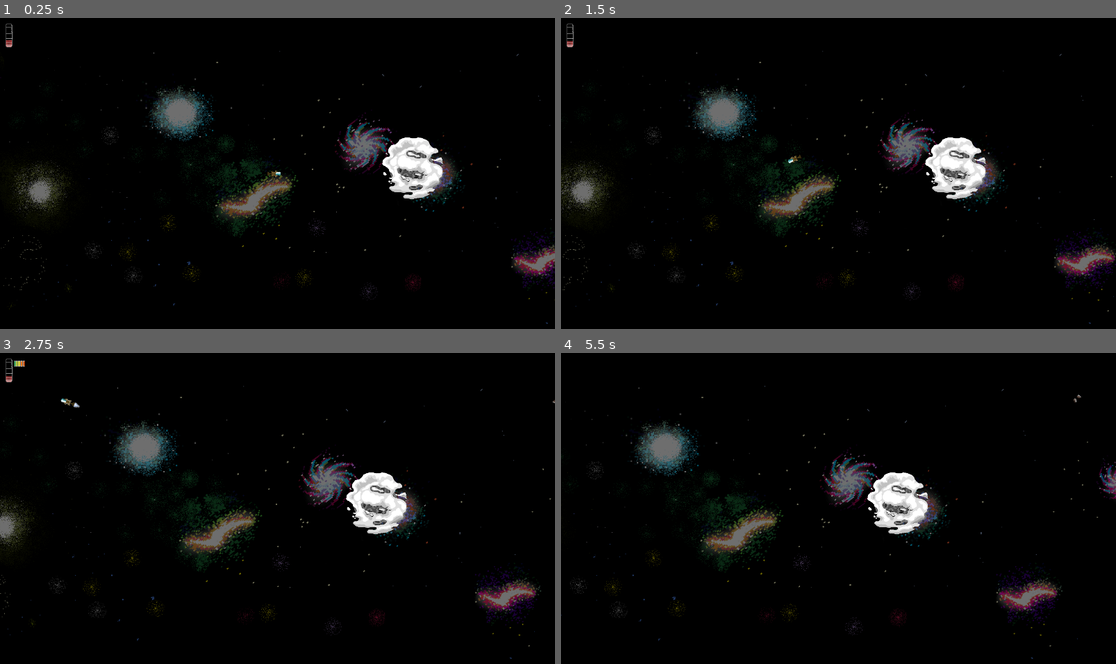
Above: before the commit, frames 1-4 (two rows, left to right).
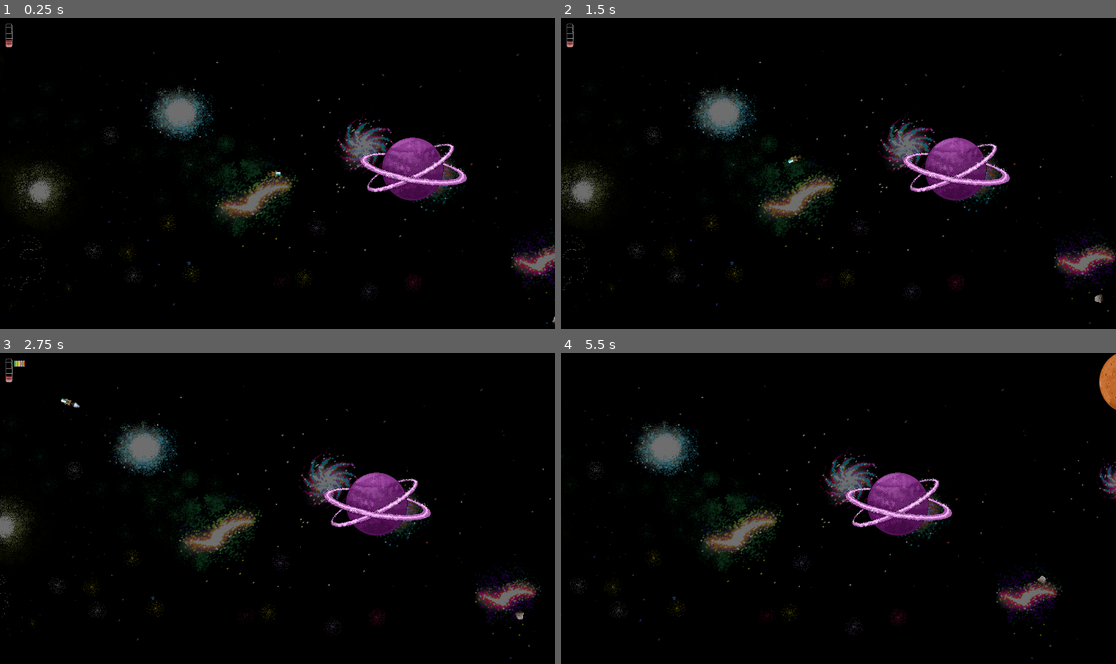
Above: after the commit, the same moments.

Repository: ricargoes/super-platypus-drifter
Game: Godot game, scene res://levels/ProceduralLevel.tscn
Same seed, same stepped clock (60 frames per second), same inputs: the game is played once before the commit and once after it. The project has no main scene, so this scene is started directly.
Inputs:
- Up to frame 1 (0.25 s): no input
- Up to frame 2 (1.5 s): tap Enter (ui_accept) at 0.5, 0.77 s; hold Right (ship_turn_right) 0.53-1.28 s; hold Space (ship_boost) 0.53-1.28 s; hold Left (ship_turn_left) from 1.28 s (still down); tap Space (ship_boost) at 1.35 s
- Up to frame 3 (2.75 s): tap Enter (ui_accept) at 1.52 s; release Left (ship_turn_left) at 2.03 s; hold Right (ship_turn_right) from 2.03 s (still down); hold Space (ship_boost) from 2.03 s (still down)
- Up to frame 4 (5.5 s): release Space (ship_boost) at 2.78 s; tap Space (ship_boost) at 2.85, 4.35 s; tap Enter (ui_accept) at 3.02, 3.77, 4.52 s; release Right (ship_turn_right) at 3.53 s; hold Space (ship_boost) 3.53-4.28 s; hold Left (ship_turn_left) from 3.53 s (still down); hold Space (ship_boost) from 5.03 s (still down)

The runs differ from the first frame. In frame 1, 2.2% of the frame differs, in the area x 64-100%, y 38-99%; in frame 2, 2.2%; in frame 3, 2.2%; in frame 4, 2.6%, in the area x 51-100%, y 0-75%.
Error before the commit: Invalid get index 'position' (on base: 'previously freed instance'). (res://levels/Level.gd:28)
Error after the commit: Invalid get index 'position' (on base: 'previously freed instance'). (res://levels/Level.gd:29)

Commit message:
General improvements to procedural generator

Diff:
--- a/SPD.gd
+++ b/SPD.gd
@@ -14,6 +14,7 @@
 	ASTEROID,
 	BLACKHOLE,
 	BOMBPLANET,
+	LIGHTINGPLANET,
 	FUELCAN,
 	DARKENERGY,
 }
@@ -34,10 +35,13 @@
 		preload("res://actors/Asteroid.tscn"), 0.3),
 	SPACE_ENTITIES.BLACKHOLE: SpaceEntityInfo.new(
 		preload("res://actors/BlackHole.tscn"), 0.3),
+	SPACE_ENTITIES.LIGHTINGPLANET: SpaceEntityInfo.new(
+		preload("res://planets/LightningPlanet.tscn"), 0.9),
 	SPACE_ENTITIES.BOMBPLANET: SpaceEntityInfo.new(
 		preload("res://planets/BombPlanet.tscn"), 0.9),
 }
 
+# Space entities info data for planets
 var PLANET_ENTITIES_INFO = {
 	SPACE_ENTITIES.FUELCAN: SpaceEntityInfo.new(
 		preload("res://powerups/FuelCan.tscn"), 0.8),
--- a/actors/Asteroid.gd
+++ b/actors/Asteroid.gd
@@ -6,7 +6,12 @@
 
 func _ready():
 	randomize()
-	var asteroid_variants = get_children()
+	var asteroid_variants = [
+		get_node("CollisionShape2D1"),
+		get_node("CollisionShape2D2"),
+		get_node("CollisionShape2D3"),
+		get_node("CollisionShape2D4"),
+	]
 	var _index = randi() % asteroid_variants.size()
 	for i in range(asteroid_variants.size()):
 		if i == _index:
--- a/actors/Asteroid.tscn
+++ b/actors/Asteroid.tscn
@@ -17,6 +17,7 @@
 [ext_resource path="res://actors/Asteroids_Explosion/Asteroid2explosion/explosion3.png" type="Texture" id=15]
 [ext_resource path="res://actors/Asteroids_Explosion/Asteroid2explosion/explosion1.png" type="Texture" id=16]
 [ext_resource path="res://actors/Asteroids_Explosion/Asteroid4explosion/explosion2.png" type="Texture" id=17]
+[ext_resource path="res://actors/Wrapper.gd" type="Script" id=18]
 
 [sub_resource type="CapsuleShape2D" id=1]
 
@@ -120,6 +121,9 @@
 visible = false
 frames = SubResource( 8 )
 speed_scale = 2.0
+
+[node name="Wrapper" type="Node" parent="."]
+script = ExtResource( 18 )
 [connection signal="body_entered" from="." to="." method="_on_Asteroid_body_entered"]
 [connection signal="animation_finished" from="CollisionShape2D1/AnimatedSprite" to="." method="disappear"]
 [connection signal="animation_finished" from="CollisionShape2D2/AnimatedSprite" to="." method="disappear"]
--- a/actors/Ship.tscn
+++ b/actors/Ship.tscn
@@ -11,6 +11,7 @@
 [ext_resource path="res://interface/Conversations.tscn" type="PackedScene" id=9]
 [ext_resource path="res://interface/Fuel meter.png" type="Texture" id=10]
 [ext_resource path="res://interface/Fuel meter liquid.png" type="Texture" id=11]
+[ext_resource path="res://actors/Wrapper.gd" type="Script" id=12]
 
 [sub_resource type="CapsuleShape2D" id=1]
 radius = 8.375
@@ -80,3 +81,6 @@
 }
 
 [node name="Conversations" parent="ShipGUI" instance=ExtResource( 9 )]
+
+[node name="Wrapper" type="Node" parent="."]
+script = ExtResource( 12 )
--- /dev/null
+++ b/actors/Wrapper.gd
@@ -0,0 +1,15 @@
+extends Node
+
+
+onready var root = $".."
+
+
+func _ready():
+	set_process(true)
+
+
+func _process(_delta):
+	if root.position.y < 0:
+		root.position.y = root.position.y + SPD.LEVEL_HEIGHT
+	if root.position.y > SPD.LEVEL_HEIGHT:
+		root.position.y = root.position.y - SPD.LEVEL_HEIGHT
--- a/levels/Level.gd
+++ b/levels/Level.gd
@@ -24,9 +24,6 @@
 		get_tree().reload_current_scene()
 
 func _update_game_state():
-	# Ship warp
-	if ship.position.y < 0: ship.position.y = ship.position.y + SPD.LEVEL_HEIGHT
-	if ship.position.y > 1080: ship.position.y = ship.position.y - SPD.LEVEL_HEIGHT
 
 	# Ship killed by level limits
 	var ship_camera_displacement = ship.position.x - camera.position.x
--- a/levels/ProceduralManager.gd
+++ b/levels/ProceduralManager.gd
@@ -1,46 +1,36 @@
 extends Node
+
 
 # This script spawns and destroys space elements as the player moves to the
 # right. It expects a "Camera" sibling to determine the current level position.
 # The scripts considers the level as a series of separated "cells" with the
 # width of a game screen. To handle spawning and clearing, an array of 5 cells
 # is kept. Each cell has a a list to hold the entities spawned inside it and
-# other fields to determine the spawning algorithm.
+# other fields to determine the spawning algorithm. Spawning is done avoiding
+# a clear strip randomly generated using an function.
+
 
 # Form followed by the cleared area in the screen (space ensured empty)
-enum CELL_STYLES {
-	TUNNEL = 0,   # A strip in the middle of the screen
+enum TUNNEL_GENERATORS {
+	MIDDLE = 0,   # A strip in the middle of the screen
 	SIN = 1,      # A sine wave
 	SAW = 2,      # A saw (back an forth diagonally from top to bottom)
 	GOODLUCK = 3, # Disable the ensured space
 }
 
-# Vertical position for the cleared area
-enum CELL_HEIGHTS {
-	TOP = -1,
-	MIDDLE = 0,
-	BOTTOM = 1,
-}
-
-# Disable or enable the GOODLUCK cell style
-enum GOODLUCK_OPTIONS {
-	DISABLED,
-	ENABLED,
-}
 
 class Cell:
-	var cell_style = 0
-	var style_height = 0
+	var tunnel_generator = 0
 	var entities = []
 	func _init(
-		initial_cell_style = CELL_STYLES.TUNNEL,
-		initial_style_height = CELL_STYLES.MIDDLE
+		initial_tunnel_generator = TUNNEL_GENERATORS.MIDDLE
 	):
-		self.cell_style = initial_cell_style
-		self.style_height = initial_style_height
+		self.tunnel_generator = initial_tunnel_generator
+
 
 # Store the two previous cells, the current cell and the next two cells
 var cells = []
+
 
 # Editor configuration with defaul values
 export(float) var initial_density = 5
@@ -52,52 +42,85 @@
 export(float) var variety_change_ammount = 0.5
 export(float) var variety_reduction_factor = 1
 
-export(float) var initial_fuel_factor = 0.5
-export(int) var fuel_factor_change_distance = 1960
-export(float) var fuel_factor_change_ammount = 0
-
 export(float) var initial_tunnel_widht = 320
 export(int) var tunnel_widht_change_distance = 1960
 export(float) var tunnel_widht_change_ammount = 5
 export(int) var tunnel_widht_change_minimun = 120
 
-export(GOODLUCK_OPTIONS) var goodluck = 0
+export(bool) var goodluck_enabled = false
+
 
 # Locals
 onready var rnd = RandomNumberGenerator.new()
 onready var root = $".."
 onready var camera = $"../Camera"
-onready var starting_position = camera.position.x
-onready var last_cell = int(camera.position.x) % int(SPD.LEVEL_WIDTH)
-var relative_position = null
-var current_density = initial_density
-var current_variety = initial_variety
-var current_fuel_factor = initial_fuel_factor
-var current_tunnel_width = initial_tunnel_widht
-var current_cell = null
+onready var last_cell = floor(camera.position.x / SPD.LEVEL_WIDTH * 2)
+var camera_density = initial_density
+var camera_variety = initial_variety
+var camera_tunnel_width = initial_tunnel_widht
+var camera_cell = 0
+
 
 # Update script locals
 func _update_locals():
-	relative_position = camera.position.x - starting_position
-	current_cell = int(int(relative_position) / SPD.LEVEL_WIDTH)
-	current_density = initial_density + abs(
-		int(relative_position / density_change_distance)
+	camera_cell = floor(camera.position.x / SPD.LEVEL_WIDTH * 2)
+	camera_density = initial_density + abs(
+		int(camera.position.x / density_change_distance)
 		* density_change_ammount
 	)
-	current_variety = initial_variety + abs(
-		int(relative_position / variety_change_distance)
+	camera_variety = initial_variety + abs(
+		int(camera.position.x / variety_change_distance)
 		* variety_change_ammount
 	)
-	current_fuel_factor = initial_fuel_factor + abs(
-		int(relative_position / fuel_factor_change_distance)
-		* fuel_factor_change_ammount
-	)
-	current_tunnel_width = initial_tunnel_widht - abs(
-		int(relative_position / tunnel_widht_change_distance)
+	camera_tunnel_width = initial_tunnel_widht - abs(
+		int(camera.position.x / tunnel_widht_change_distance)
 		* tunnel_widht_change_ammount
 	)
-	current_tunnel_width = \
-		max(current_tunnel_width, tunnel_widht_change_minimun)
+	camera_tunnel_width = \
+		max(camera_tunnel_width, tunnel_widht_change_minimun)
+
+
+func _get_valid_y_coord(cell_info, cell_x):
+
+	if cell_info.tunnel_generator == TUNNEL_GENERATORS.MIDDLE:
+		var top_minimun = 0
+		var top_maximun = SPD.LEVEL_HEIGHT / 2 - camera_tunnel_width / 2
+		var bottom_minimun = SPD.LEVEL_HEIGHT / 2 + camera_tunnel_width / 2
+		var bottom_maximun = SPD.LEVEL_HEIGHT
+		if rnd.randi_range(0, 1) == 0:
+			return rnd.randi_range(top_minimun, top_maximun)
+		else:
+			return rnd.randi_range(bottom_minimun, bottom_maximun)
+
+	if cell_info.tunnel_generator == TUNNEL_GENERATORS.SIN \
+			or cell_info.tunnel_generator == TUNNEL_GENERATORS.SAW:
+		var minimun = 0
+		var maximun = SPD.LEVEL_HEIGHT
+		var inner_cell_point = fmod(cell_x, SPD.LEVEL_WIDTH)
+		var inner_cell_point_factor = inner_cell_point / SPD.LEVEL_WIDTH
+		var sine_in_cell_x = sin(2 * PI * inner_cell_point_factor)
+		var sine_in_safezone = (sine_in_cell_x + 1) / 2 * SPD.LEVEL_HEIGHT
+		if sine_in_safezone - camera_tunnel_width < 0:
+			minimun = sine_in_safezone + camera_tunnel_width
+			maximun = SPD.LEVEL_HEIGHT
+		elif sine_in_safezone + camera_tunnel_width > SPD.LEVEL_HEIGHT:
+			minimun = 0
+			maximun = sine_in_safezone - camera_tunnel_width
+			return rnd.randi_range(minimun, maximun)
+		else:
+			if rnd.randi_range(0, 1) == 0:
+				minimun = 0
+				maximun = sine_in_safezone - camera_tunnel_width
+			else:
+				minimun = sine_in_safezone + camera_tunnel_width
+				maximun = SPD.LEVEL_HEIGHT
+		return rnd.randi_range(minimun, maximun)
+
+	# TODO: Implement SAW
+
+	else:
+		return rnd.randi_range(0, SPD.LEVEL_HEIGHT)
+
 
 func _select_random_entity():
 	var adjusted_variety = {}
@@ -105,7 +128,7 @@
 		adjusted_variety[entity_info_key] = \
 			SPD.SPACE_ENTITIES_INFO[entity_info_key].rarity \
 			* variety_reduction_factor \
-			/ current_variety
+			/ camera_variety
 	var pool = []
 	var roll = rnd.randf()
 	for entity in adjusted_variety.keys():
@@ -113,46 +136,26 @@
 			pool.push_back(entity)
 	return pool[rnd.randi_range(0, len(pool)-1)]
 
-func _get_valid_y_coord(cell_info, cell_x):
-
-	if cell_info.cell_style == CELL_STYLES.TUNNEL:
-		var top_minimun = 0
-		var top_maximun = SPD.LEVEL_HEIGHT / 2 - current_tunnel_width / 2
-		var bottom_minimun = SPD.LEVEL_HEIGHT / 2 + current_tunnel_width / 2
-		var bottom_maximun = SPD.LEVEL_HEIGHT
-		if rnd.randi_range(0, 1) == 0:
-			return rnd.randi_range(top_minimun, top_maximun)
-		else:
-			return rnd.randi_range(bottom_minimun, bottom_maximun)
-
-	if cell_info.cell_style == CELL_STYLES.SIN \
-			or cell_info.cell_style == CELL_STYLES.SAW:
-		var minimun = 0
-		var maximun = SPD.LEVEL_HEIGHT
-		var inner_cell_point = fmod(cell_x, SPD.LEVEL_WIDTH)
-		var inner_cell_point_factor = inner_cell_point / SPD.LEVEL_WIDTH
-		var sine_in_cell_x = sin(2 * PI * inner_cell_point_factor)
-		var sine_in_safezone = (sine_in_cell_x + 1) / 2 * SPD.LEVEL_HEIGHT
-		if sine_in_safezone - current_tunnel_width < 0:
-			minimun = sine_in_safezone + current_tunnel_width
-			maximun = SPD.LEVEL_HEIGHT
-		elif sine_in_safezone + current_tunnel_width > SPD.LEVEL_HEIGHT:
-			minimun = 0
-			maximun = sine_in_safezone - current_tunnel_width
-			return rnd.randi_range(minimun, maximun)
-		else:
-			if rnd.randi_range(0, 1) == 0:
-				minimun = 0
-				maximun = sine_in_safezone - current_tunnel_width
-			else:
-				minimun = sine_in_safezone + current_tunnel_width
-				maximun = SPD.LEVEL_HEIGHT
-		return rnd.randi_range(minimun, maximun)
-
-	# TODO: Implement SAW
-
-	else:
-		return rnd.randi_range(0, SPD.LEVEL_HEIGHT)
+
+func _init_random_entity(cell_info, cell_number):
+
+	var selected_entity = _select_random_entity()
+	var new_entity = \
+		SPD.SPACE_ENTITIES_INFO[selected_entity].scene.instance()
+
+	var entity_x = \
+		rnd.randi_range(0, SPD.LEVEL_WIDTH) + cell_number * SPD.LEVEL_WIDTH
+	new_entity.set_global_position(Vector2(
+		entity_x,
+		_get_valid_y_coord(cell_info, entity_x)
+	))
+
+	if selected_entity == SPD.SPACE_ENTITIES.ASTEROID:
+		if rnd.randi_range(0, 1) == 1:
+			new_entity.velocity = Vector2(0, rnd.randf_range(-200, 200))
+
+	call_deferred("add_child", new_entity)
+
 
 func _spawn_random_entity(cell_info, cell_number):
 	var adjusted_variety = {}
@@ -160,44 +163,29 @@
 		adjusted_variety[entity_info_key] = \
 			SPD.SPACE_ENTITIES_INFO[entity_info_key].rarity \
 			* variety_reduction_factor \
-			/ current_variety
+			/ camera_variety
 	var pool = []
 	var roll = rnd.randf()
 	for entity in adjusted_variety.keys():
 		if adjusted_variety[entity] < roll:
 			pool.push_back(entity)
-	var selected_entity = _select_random_entity()
-
-	var new_entity = \
-		SPD.SPACE_ENTITIES_INFO[selected_entity].scene.instance()
-	var entity_x = \
-		rnd.randi_range(0, SPD.LEVEL_WIDTH) + cell_number * SPD.LEVEL_WIDTH
-	new_entity.set_global_position(Vector2(
-		entity_x,
-		_get_valid_y_coord(cell_info, entity_x)
-	))
-	call_deferred("add_child", new_entity)
+	_init_random_entity(cell_info, cell_number)
+
 
 func _new_cell(cell_number):
 
-	var safezone_style_max = CELL_STYLES.SAW
-	if goodluck:
-		safezone_style_max = CELL_STYLES.GOODLUCK
-	var new_safezone_style = \
-		rnd.randi_range(CELL_STYLES.TUNNEL, safezone_style_max)
-
-	var new_safezone_height = CELL_HEIGHTS.MIDDLE
-	if goodluck:
-		new_safezone_height = \
-			rnd.randi_range(CELL_HEIGHTS.TOP, CELL_HEIGHTS.BOTTOM)
-
-	var new_cell = Cell.new(new_safezone_style, new_safezone_height)
-
-	# Cell behind coord 0 always empty
+	var tunnel_style_limit = TUNNEL_GENERATORS.SAW
+	if goodluck_enabled:
+		tunnel_style_limit = TUNNEL_GENERATORS.GOODLUCK
+
+	var new_cell = \
+		Cell.new(rnd.randi_range(TUNNEL_GENERATORS.MIDDLE, tunnel_style_limit))
+
+	# Cell 0 always empty
 	if cell_number == -1:
 		pass
 
-	# First cell always have one planet
+	# First cell always has one planet
 	elif cell_number == 0:
 		var new_entity = SPD.SPACE_ENTITIES_INFO[0].scene.instance()
 		new_entity.set_global_position(Vector2(SPD.LEVEL_WIDTH * 0.75, 520))
@@ -205,47 +193,46 @@
 
 	# For other cells use rnd
 	else:
-		for _number in range(floor(current_density)):
+		for _number in range(floor(camera_density)):
 			_spawn_random_entity(new_cell, cell_number)
 
 	return new_cell
+
 
 func _clear_cell(cell):
 	for entity in cell.entities:
 		entity.free()
 
-func _init_cells():
-	for cell in cells:
-		_clear_cell(cell)
-	cells = []
-	cells.push_back(_new_cell(current_cell - 2))
-	cells.push_back(_new_cell(current_cell - 1))
-	cells.push_back(_new_cell(current_cell))
-	cells.push_back(_new_cell(current_cell + 1))
-	cells.push_back(_new_cell(current_cell + 2))
 
 func _ready():
+	rnd.randomize()
 	_update_locals()
-	_init_cells()
+	cells.push_back(_new_cell(camera_cell - 2))
+	cells.push_back(_new_cell(camera_cell - 1))
+	cells.push_back(_new_cell(camera_cell    ))
+	cells.push_back(_new_cell(camera_cell + 1))
+	cells.push_back(_new_cell(camera_cell + 2))
 	set_process(true)
 
-func _shift_cells(backwards=false):
-	if not backwards:
+
+func _shift_cells(forward=true):
+	if forward:
 		_clear_cell(cells[0])
 		cells = [cells[1], cells[2], cells[3], cells[4]]
-		cells.push_back(_new_cell(current_cell + 2))
+		cells.push_back(_new_cell(camera_cell + 2))
 	else:
 		_clear_cell(cells[4])
 		cells = [cells[0], cells[1], cells[2], cells[3]]
-		cells.push_front(_new_cell(current_cell - 2))
+		cells.push_front(_new_cell(camera_cell - 2))
+
 
 func _process(_delta):
 	_update_locals()
 
 	# Cell shifting and generation
-	while current_cell > last_cell:
+	while camera_cell > last_cell:
 		_shift_cells()
 		last_cell += 1
-	while current_cell < last_cell:
+	while camera_cell < last_cell:
 		_shift_cells(true)
 		last_cell -= 1
Not shown: 1 places in actors/Asteroid.tscn that only renumber resources
Not shown: 1 places in actors/Ship.tscn that only renumber resources
